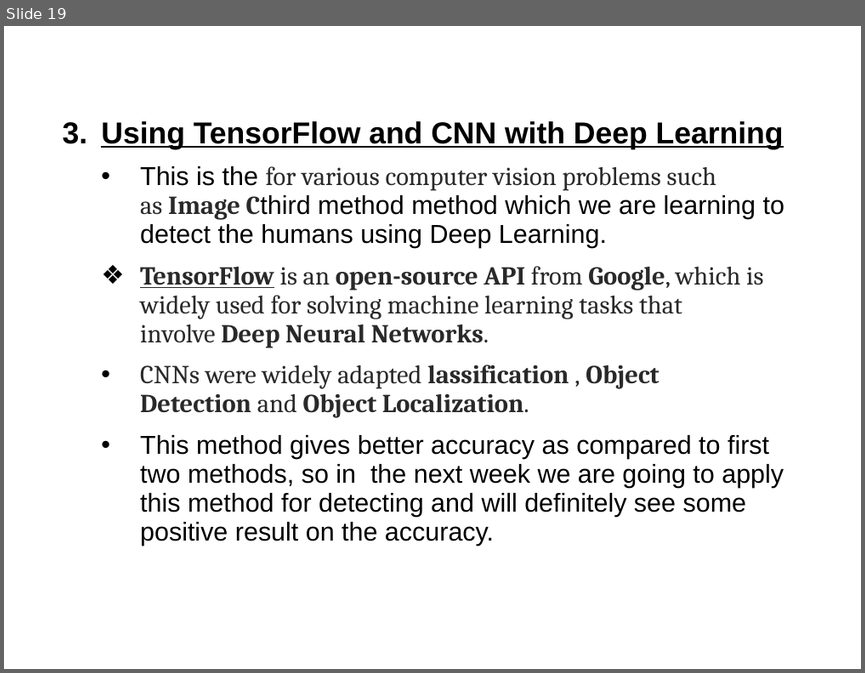
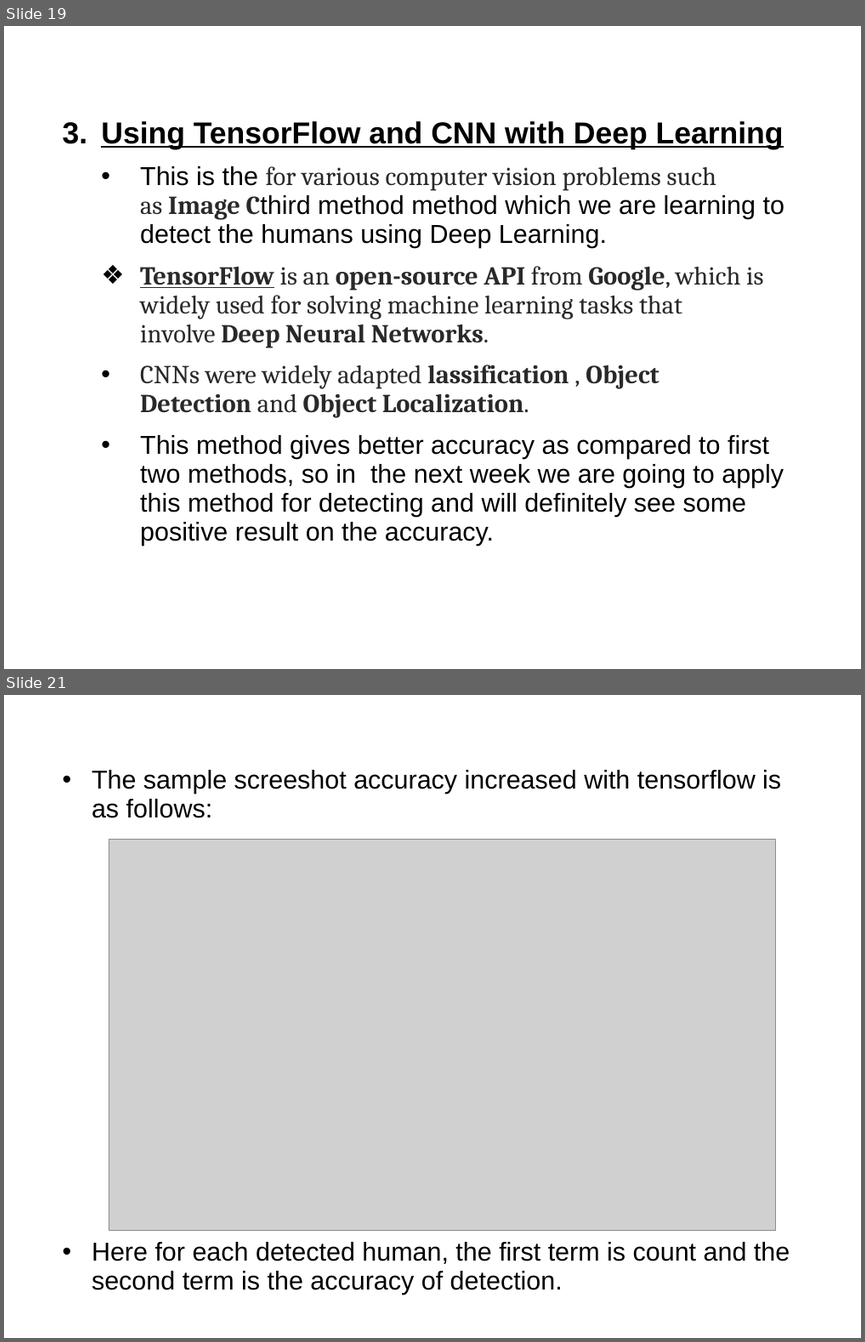
Before and after one commit to akash-rajak/Real-Time-Human-Detection-Counting, a slide deck: PPT + Report/Weekly Update.ppt. Shown one above the other, each under a label of ours: slide 19 before the commit, slides 19 and 21 after it; the slides between them are not shown. The pictures are 865x673 and 865x1342 pixels, drawn with LibreOffice and Linux fonts; fonts in the diff are those of the drawing; grey boxes stand for pictures; background and template pictures are left out. Boxes give left, top, right and bottom in pixels: in the first picture for what was removed or moved away, otherwise in the second. Text is boxed around its words. In the diff, an @@ line names an element or a change of style, - is before the commit and + after.

```diff
--- a/PPT + Report/Weekly Update.ppt
+++ b/PPT + Report/Weekly Update.ppt
@@ slide 21 added at <box>4,695,861,1338</box>, background picture (left out) @@
@@ text added at <box>92,770,789,1294</box>, 24 pt, text #000000 @@
+• The sample screeshot accuracy increased with tensorflow is as follows:
+• Here for each detected human, the first term is count and the second term is the accuracy of detection.
@@ picture added at <box>109,839,776,1230</box> @@
```
Also in this commit, not shown: 3 other slides added, 2 other files.
